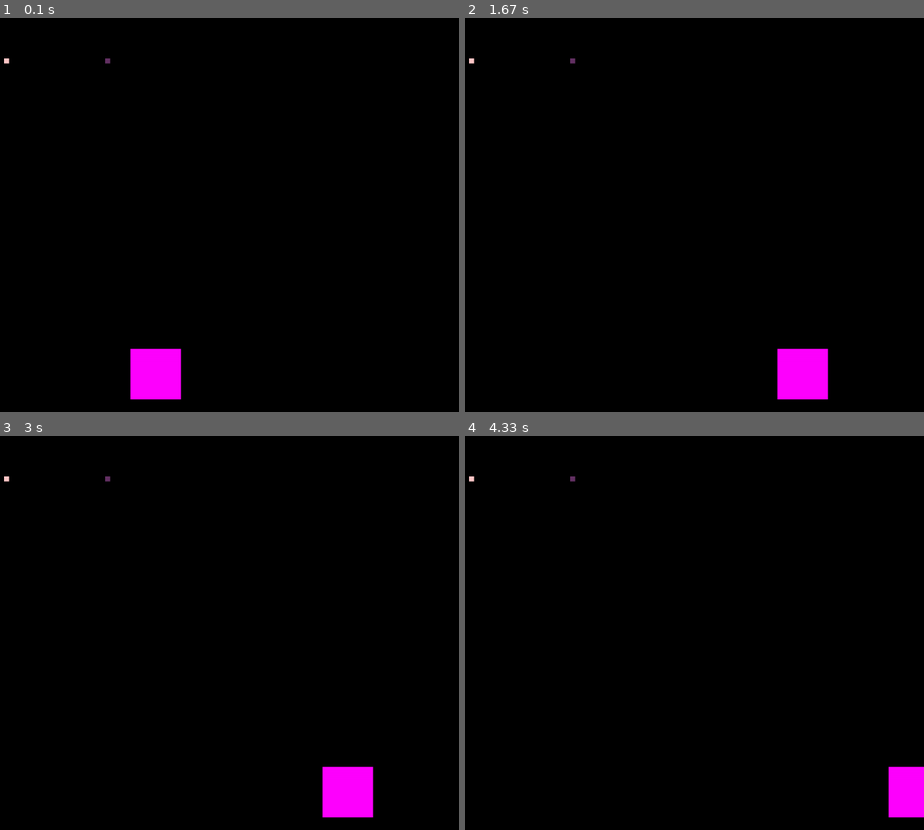
Above: before the commit, frames 1-4 (two rows, left to right).
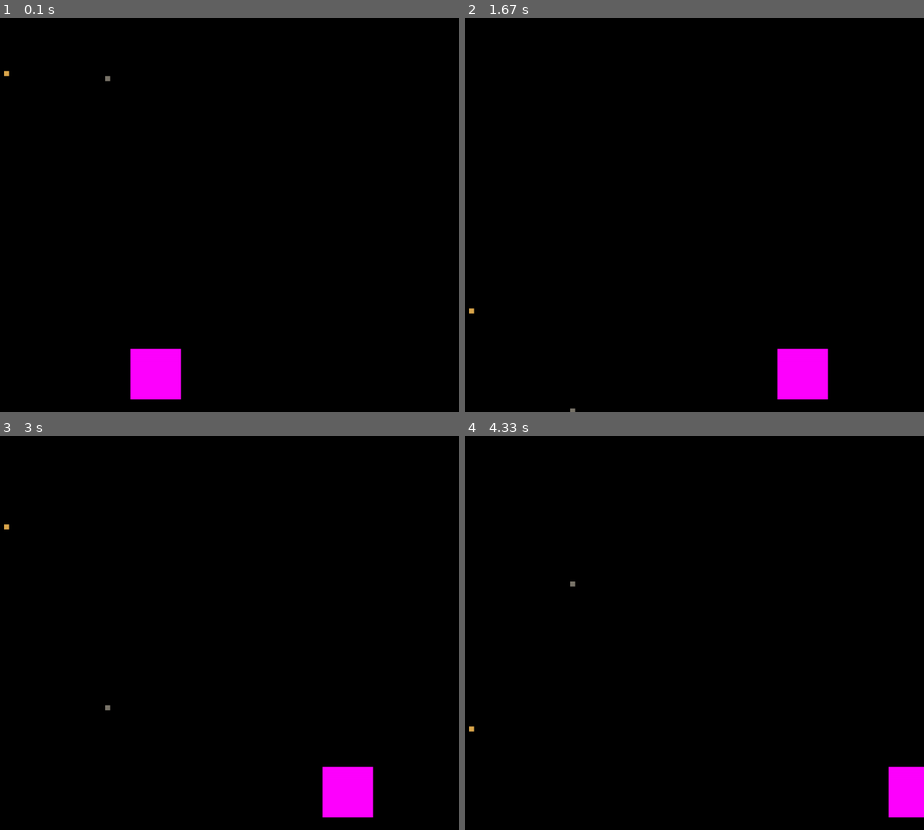
Above: after the commit, the same moments.

Repository: sydsydbrown/CRT420pygame
Game: pygame game, started from main.py
Two runs of this game, one before a commit and one after it. Both use one fixed random seed, a clock stepped at 60 frames per second and the inputs below.
Inputs:
- Up to frame 1 (0.1 s): no input
- Up to frame 2 (1.67 s): hold D 0.33-0.8 s; hold D 0.83-1.3 s; hold A from 1.33 s (still down)
- Up to frame 3 (3 s): release A at 1.87 s; hold A 1.9-2.3 s; hold D 2.33-2.97 s
- Up to frame 4 (4.33 s): hold A 3-3.47 s; hold D 3.5-3.97 s; hold D from 4 s (still down)

The runs differ from the first frame. In frame 1, less than 0.1% of the frame differs, in the area x 0-25%, y 10-17%; in frame 2, less than 0.1%; in frame 3, less than 0.1%; in frame 4, less than 0.1%.

Commit message:
Updated code and classes

Diff:
--- a/Crumb.py
+++ b/Crumb.py
@@ -5,7 +5,7 @@
     #class vars with constant starting vals
     width = 10
     height = 10
-    speed = 10
+    speed = 5
 
     #constructor funtion
     def __init__(self, _x, _y):
@@ -17,4 +17,4 @@
         crumbRect = pygame.Rect(self.x, self.y, self.width, self.height)
 
         #drawing rectangle
-        pygame.draw.rect(_surface, (255, 200, 200), crumbRect)
+        pygame.draw.rect(_surface, (219, 167, 77), crumbRect)
--- a/Knife.py
+++ b/Knife.py
@@ -5,7 +5,7 @@
     #class vars with constant starting vals
     width = 10
     height = 10
-    speed = 10
+    speed = 7
 
     #constructor funtion
     def __init__(self, _x, _y):
@@ -17,4 +17,4 @@
         knifeRect = pygame.Rect(self.x, self.y, self.width, self.height)
 
         #drawing rectangle
-        pygame.draw.rect(_surface, (100, 50, 100), knifeRect)
+        pygame.draw.rect(_surface, (122, 117, 106), knifeRect)
--- a/main.py
+++ b/main.py
@@ -49,6 +49,15 @@
         elif keysPressed[pygame.K_d] == True:
             player.x += player.speed
 
+        crumb.y += crumb.speed
+        knife.y += knife.speed
+
+        if crumb.y >= HEIGHT:
+            crumb.y = 0
+
+        if knife.y >= HEIGHT:
+            knife.y = 0
+
 
         # This fills the game window to be the given RGB color
         WINDOW.fill((0,0,0))
